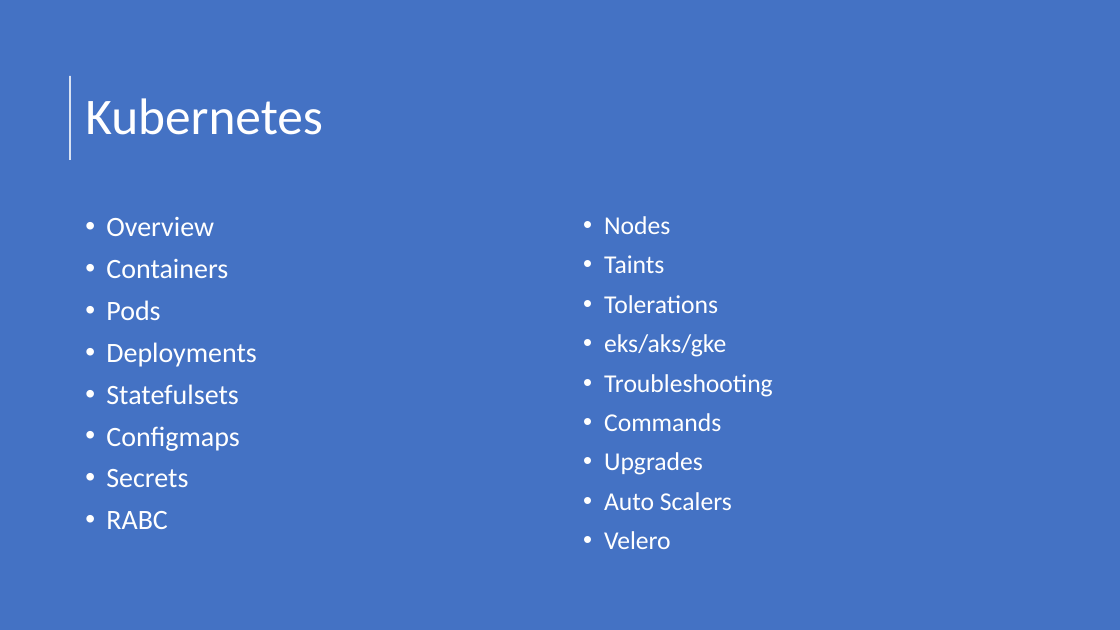
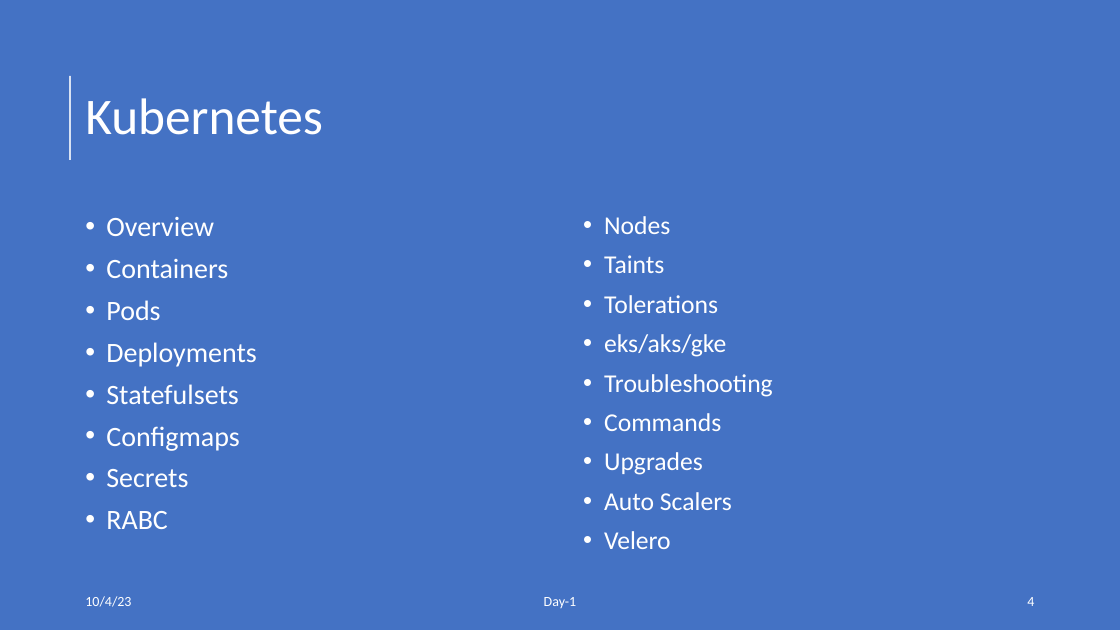
Before and after one commit to anveshmuppeda/DevOps, a slide deck: slide 4 of classes/Day1/class1.pptx. Drawn at 1120x630 pixels with LibreOffice and Linux fonts; fonts in the diff are those of the drawing. Boxes give left, top, right and bottom in pixels: in the first picture for what was removed or moved away, otherwise in the second. Text is boxed around its words. In the diff, an @@ line names an element or a change of style, - is before the commit and + after.

```diff
--- a/classes/Day1/class1.pptx
+++ b/classes/Day1/class1.pptx
@@ text added at (85,596,131,607), 12 pt, text #FFFFFF @@
+10/4/23
@@ text added at (544,597,576,608), 12 pt, text #FFFFFF @@
+Day-1
@@ page number added at (1027,597,1034,606), 12 pt, text #FFFFFF @@
+4
```
Also in this commit, not shown: 7 other slides changed, 2 slides added, 1 slide removed, 1 other file.
